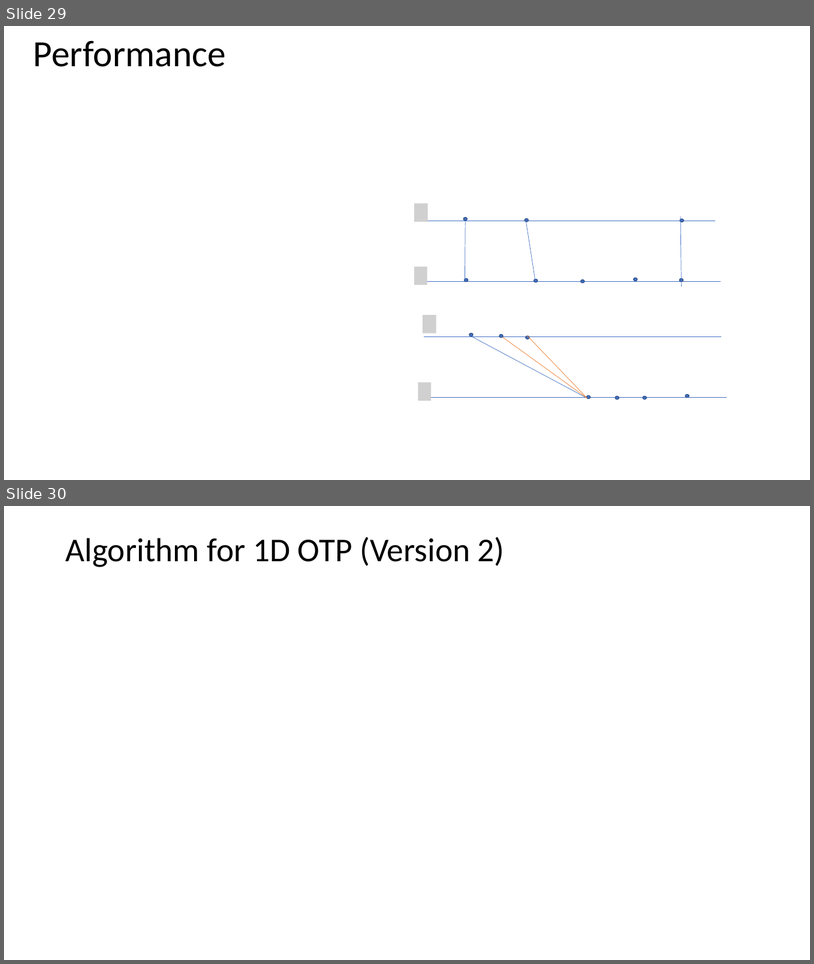
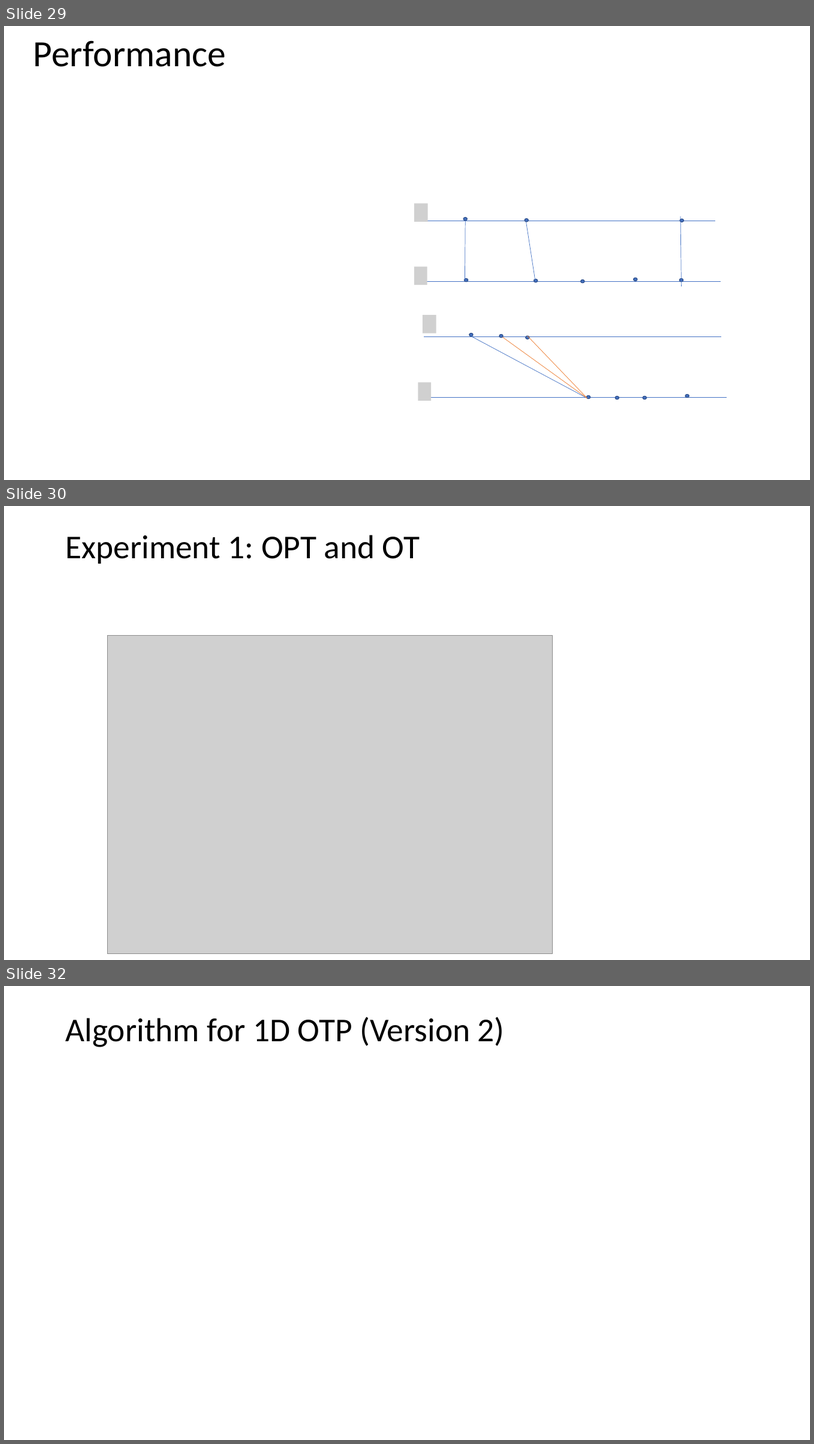
Before and after one commit to yikun-baio/sliced_opt, a slide deck: Sliced Optimal Partial Transport/report/OPT_Yikun.pptx. Shown one above the other, each under a label of ours: slides 29 and 30 before the commit, slides 29, 30 and 32 after it; the slides between them are not shown. The pictures are 814x964 and 814x1444 pixels, drawn with LibreOffice and Linux fonts; fonts in the diff are those of the drawing; grey boxes stand for pictures. Boxes give left, top, right and bottom in pixels: in the first picture for what was removed or moved away, otherwise in the second. Text is boxed around its words. In the diff, an @@ line names an element or a change of style, - is before the commit and + after.

```diff
--- a/Sliced Optimal Partial Transport/report/OPT_Yikun.pptx
+++ b/Sliced Optimal Partial Transport/report/OPT_Yikun.pptx
@@ slide 30 added at bbox=[4, 506, 810, 960], background #FFFFFF @@
@@ title added at bbox=[65, 535, 420, 564], 39.6 pt, text #000000 @@
+Experiment 1: OPT and OT
@@ picture added at bbox=[107, 636, 552, 954] @@
@@ what was slide 30 is now slide 32 @@
```
Also in this commit, not shown: 4 slides changed, 4 other slides added, 1 slide removed, 32 other files.
